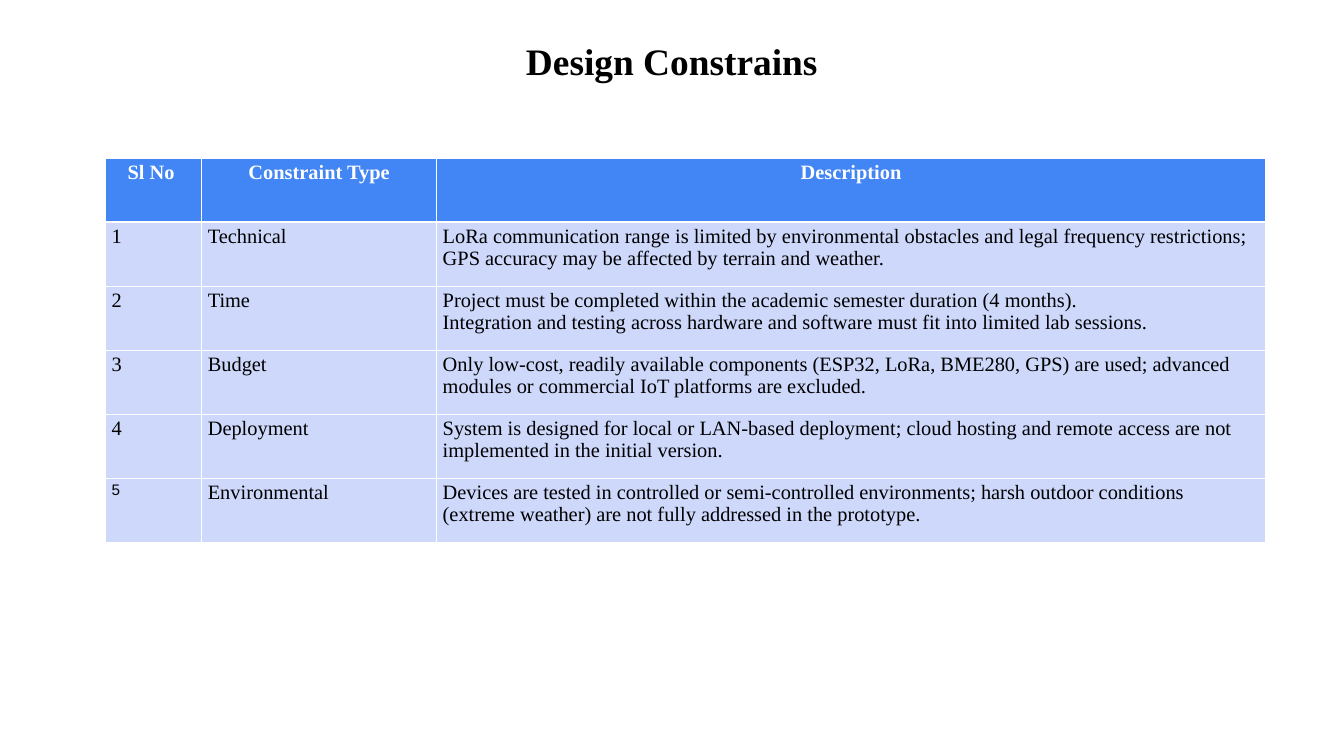
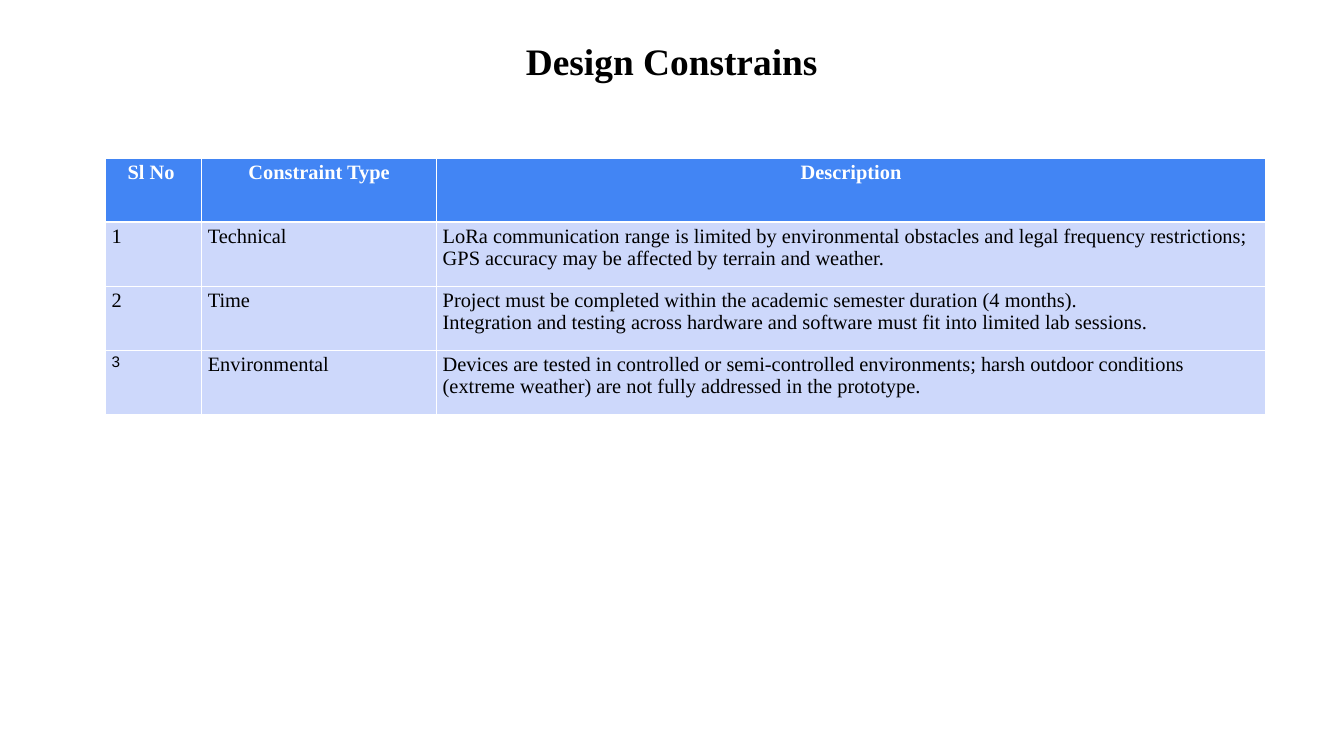
Before and after one commit to rajeshacu/LoRa-based-Location-tracking-and-Fall-detection-System, a slide deck: slide 8 of Phase II Major Project(1).pptx. Drawn at 1344x756 pixels with LibreOffice and Linux fonts; fonts in the diff are those of the drawing; background and template pictures are left out. Boxes give left, top, right and bottom in pixels: in the first picture for what was removed or moved away, otherwise in the second. Text is boxed around its words. In the diff, an @@ line names an element or a change of style, - is before the commit and + after.

```diff
--- a/Phase II Major Project(1).pptx
+++ b/Phase II Major Project(1).pptx
@@ table at (106,158,1265,414) @@
-row 4: 3 | Budget | Only low-cost, readily available components (ESP32, LoRa, BME280, GPS) are used; advanced modules or commercial IoT platforms are excluded.
-row 5: 4 | Deployment | System is designed for local or LAN-based deployment; cloud hosting and remote access are not implemented in the initial version.
-row 6: 5 | Environmental | Devices are tested in controlled or semi-controlled environments; harsh outdoor conditions (extreme weather) are not fully addressed in the prototype.
+row 4: 3 | Environmental | Devices are tested in controlled or semi-controlled environments; harsh outdoor conditions (extreme weather) are not fully addressed in the prototype.
```
Also in this commit, not shown: 13 other slides changed, 3 other files.
